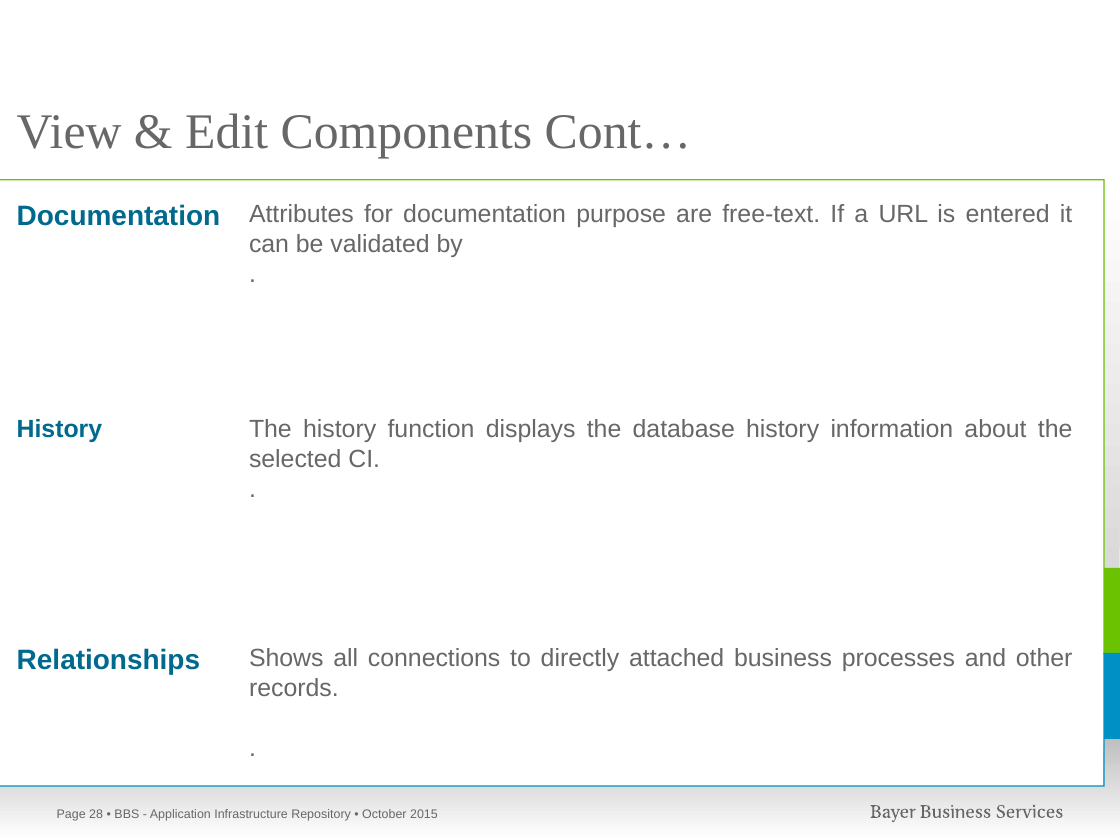
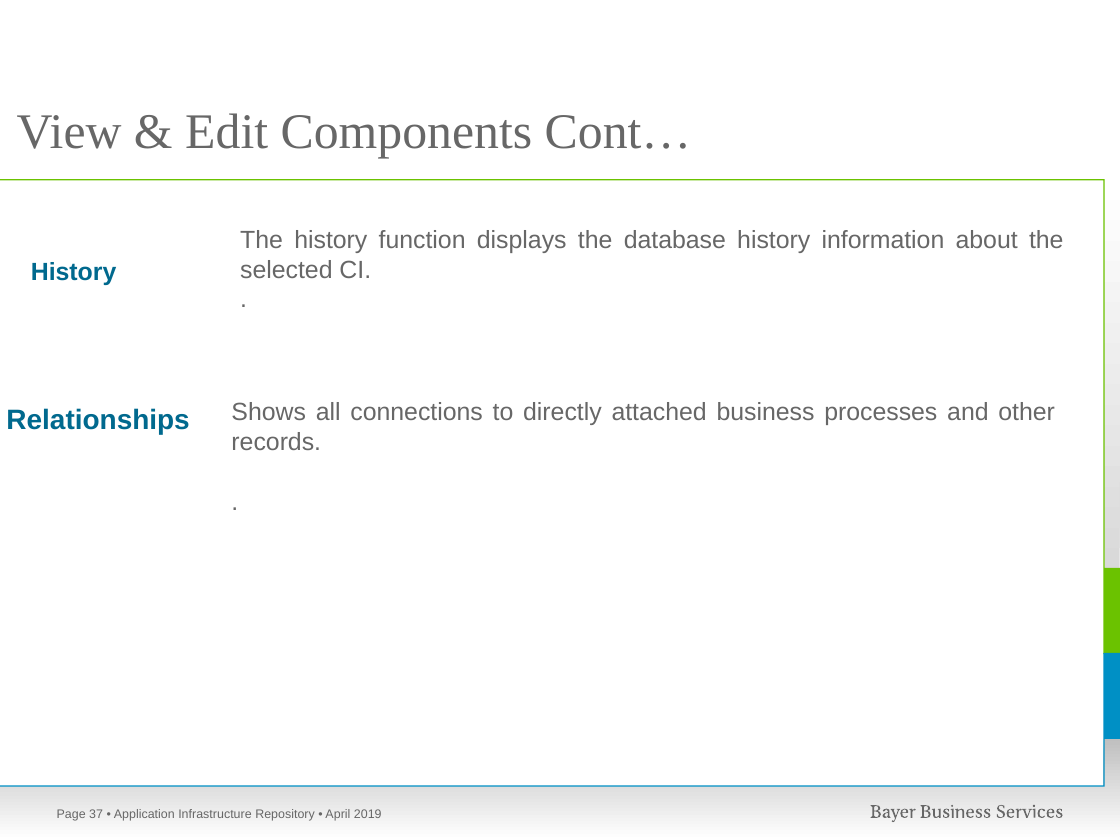
Before and after one commit to kavitamohite/AIR, a slide deck: slide 37 of AIR_2.00/WebRoot/doc/TrainingManual.pptx (slide 28 before the commit). Drawn at 1120x840 pixels with LibreOffice and Linux fonts; fonts in the diff are those of the drawing; background and template pictures are left out. Boxes give left, top, right and bottom in pixels: in the first picture for what was removed or moved away, otherwise in the second. Text is boxed around its words. In the diff, an @@ line names an element or a change of style, - is before the commit and + after.

Commit message:
Air history and user manual,data privacy update
Air history and user manual,data privacy update

```diff
--- a/AIR_2.00/WebRoot/doc/TrainingManual.pptx
+++ b/AIR_2.00/WebRoot/doc/TrainingManual.pptx
@@ text removed at bbox=[17, 204, 221, 226] @@
-Documentation
@@ text removed at bbox=[249, 204, 1072, 257] @@
-Attributes for documentation purpose are free-text. If a URL is entered it can be validated by
-.
@@ text "The history function displays the ...": place and size @@
-text "The history function displays the ..." at bbox=[249, 419, 1072, 467]
+text "The history function displays the ..." at bbox=[240, 230, 1063, 278]
@@ text "History": place and size @@
-text "History" at bbox=[17, 419, 102, 442]
+text "History" at bbox=[31, 262, 116, 285]
@@ text "Relationships": place and size @@
-text "Relationships" at bbox=[17, 648, 200, 675]
+text "Relationships" at bbox=[6, 408, 189, 434]
@@ text "Shows all connections to directly ...": place and size @@
-text "Shows all connections to directly ..." at bbox=[249, 648, 1073, 696]
+text "Shows all connections to directly ..." at bbox=[231, 402, 1055, 450]
@@ page number at bbox=[57, 809, 103, 821]: text changed @@
-Page 28
+Page 37
@@ text at bbox=[114, 809, 382, 821]: text changed @@
-• BBS - Application Infrastructure Repository • October 2015
+• Application Infrastructure Repository • April 2019
```
Also in this commit, not shown: 29 other slides changed, 9 slides added, 6 other files.
